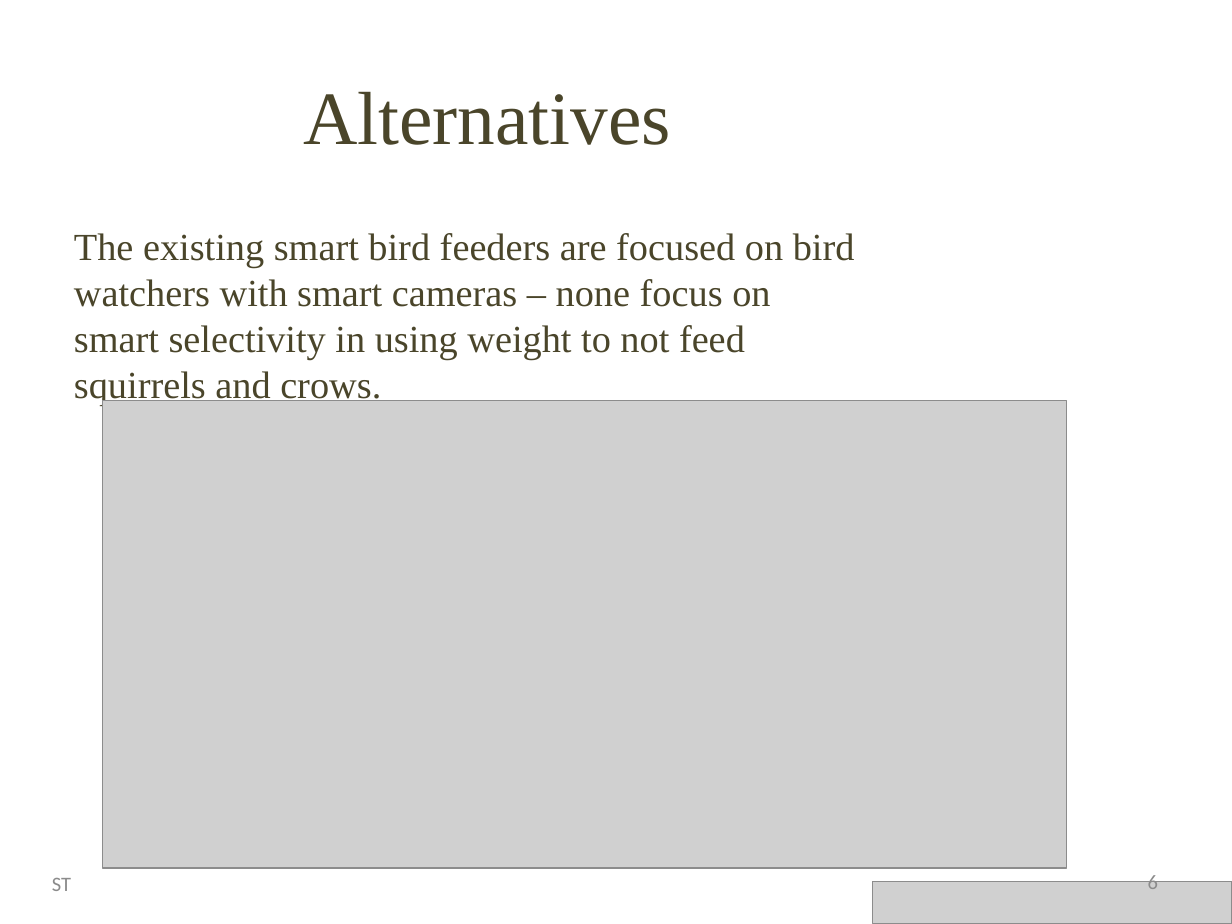
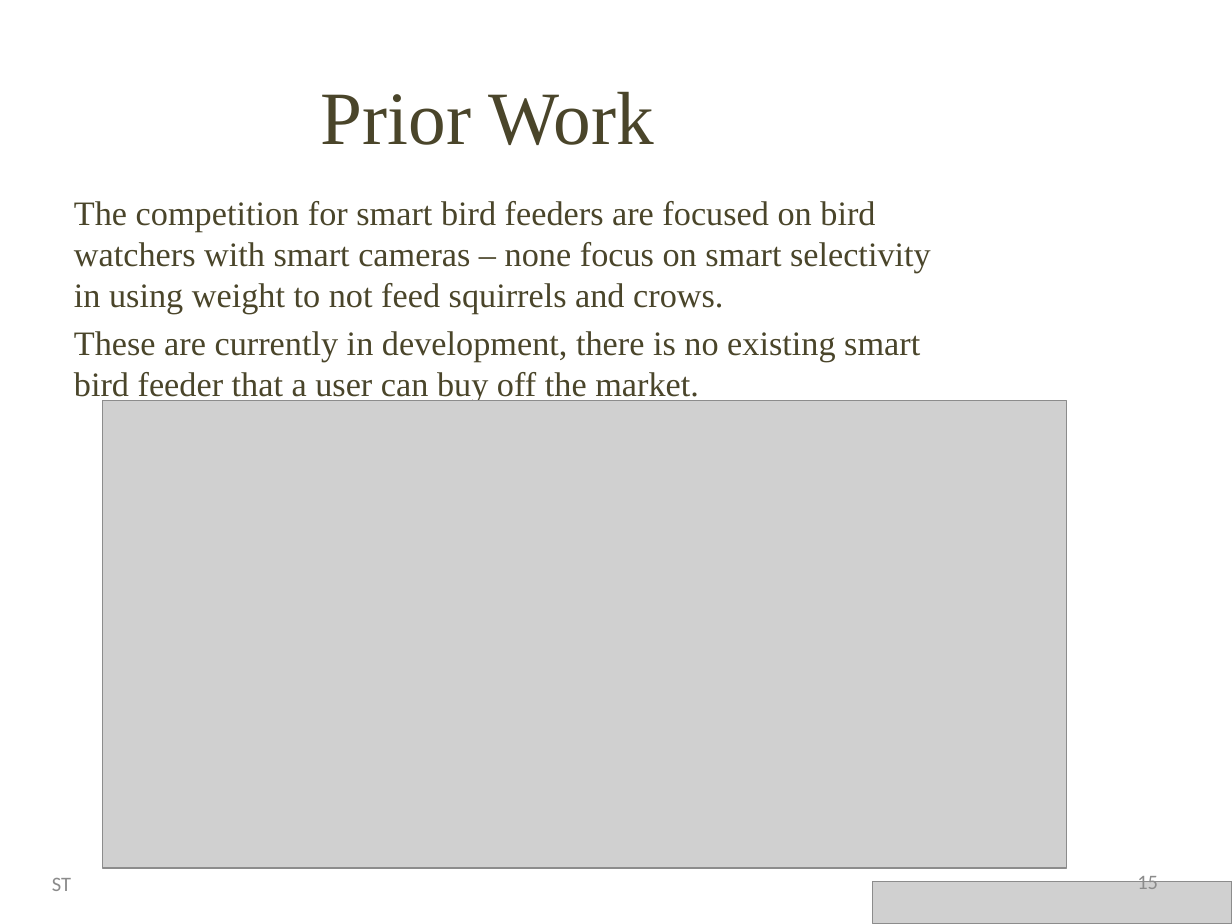
Before and after one commit to Stevie-Nicks-and-the-Xaybanha-Zhous/SelectiveBirdFeeder, a slide deck: slide 15 of Smart_Bird_Feeder_Presentation.pptx (slide 6 before the commit). Drawn at 1232x924 pixels with LibreOffice and Linux fonts; fonts in the diff are those of the drawing; grey boxes stand for pictures; background and template pictures are left out. Boxes give left, top, right and bottom in pixels: in the first picture for what was removed or moved away, otherwise in the second. Text is boxed around its words. In the diff, an @@ line names an element or a change of style, - is before the commit and + after.

```diff
--- a/Smart_Bird_Feeder_Presentation.pptx
+++ b/Smart_Bird_Feeder_Presentation.pptx
@@ title at <box>321,91,654,145</box>: text changed @@
-Alternatives
+Prior Work
@@ text at <box>74,201,931,403</box>: text changed; size 22.4 to 20 pt @@
-The existing smart bird feeders are focused on bird watchers with smart cameras – none focus on smart selectivity in using weight to not feed squirrels and crows.
+The competition for smart bird feeders are focused on bird watchers with smart cameras – none focus on smart selectivity in using weight to not feed squirrels and crows.
+These are currently in development, there is no existing smart bird feeder that a user can buy off the market.
@@ page number at <box>1137,872,1158,889</box>: text changed @@
-6
+15
```
Also in this commit, not shown: 3 other slides changed.
